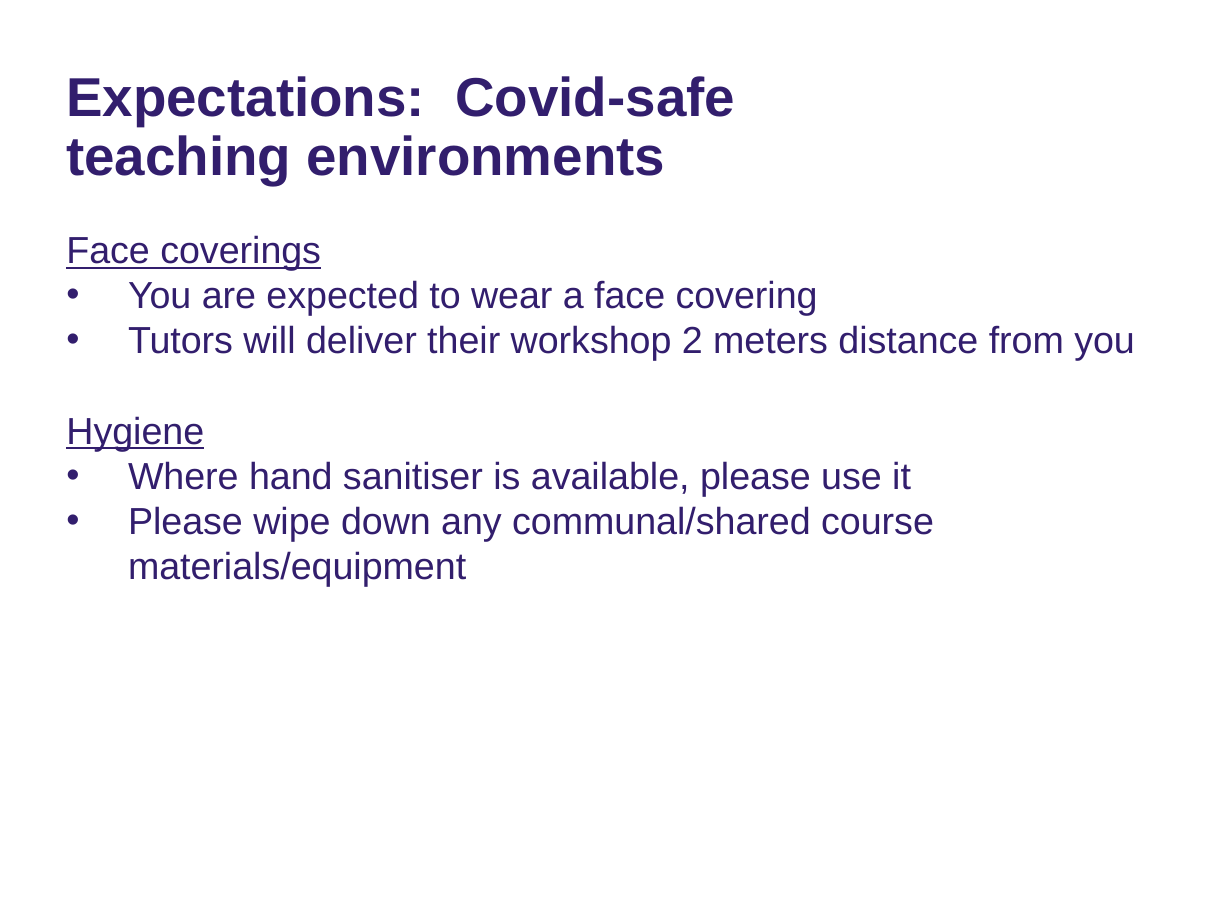
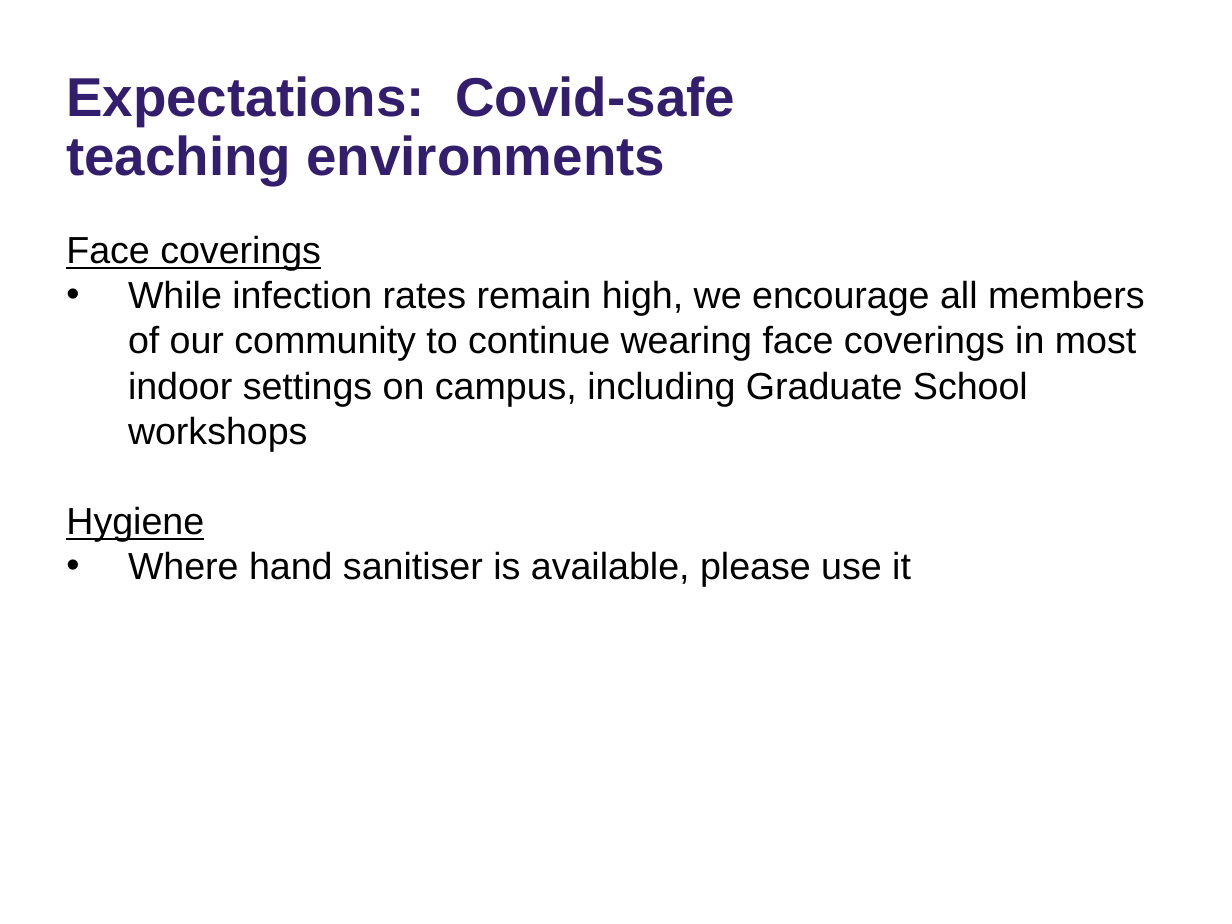
Before and after one commit to ImperialCollegeLondon/RCDS-plotting-in-python-with-matplotlib, a slide deck: slide 3 of Plotting in Python with Matplotlib Slides.pptx. Drawn at 1232x924 pixels with LibreOffice and Linux fonts; fonts in the diff are those of the drawing; background and template pictures are left out. Boxes give left, top, right and bottom in pixels: in the first picture for what was removed or moved away, otherwise in the second. Text is boxed around its words. In the diff, an @@ line names an element or a change of style, - is before the commit and + after.

```diff
--- a/Plotting in Python with Matplotlib Slides.pptx
+++ b/Plotting in Python with Matplotlib Slides.pptx
@@ subtitle at (66,235,911,587): text colour #321E6D to #000000 in "Face coverings", "Hygiene", "Where hand sanitiser is available, please use ..." @@
@@ subtitle at (128,280,1145,451): text changed; text colour #321E6D to #000000 @@
-• You are expected to wear a face covering
-• Tutors will deliver their workshop 2 meters distance from you
+• While infection rates remain high, we encourage all members of our community to continue wearing face coverings in most indoor settings on campus, including Graduate School workshops
@@ subtitle at (128,506,934,587): paragraph removed @@
-• Please wipe down any communal/shared course materials/equipment
```
Also in this commit, not shown: 1 slide removed.
